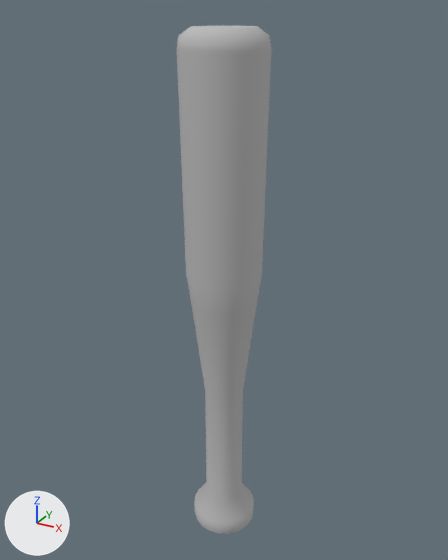
Two versions of the OBJ model Meshes/bat.obj, one commit apart.
Before and after are seen from a camera (50 mm lens) standing at (2.67, -4.86, 2.81) and looking at (-0.06, 0.12, 0.32). The axes (+X, +Y, +Z) are drawn at lower left. The lights are the same throughout. Where no turn or scale is listed for an object, it has been applied to the vertices.

Names of what the first picture shows: 'bat'.
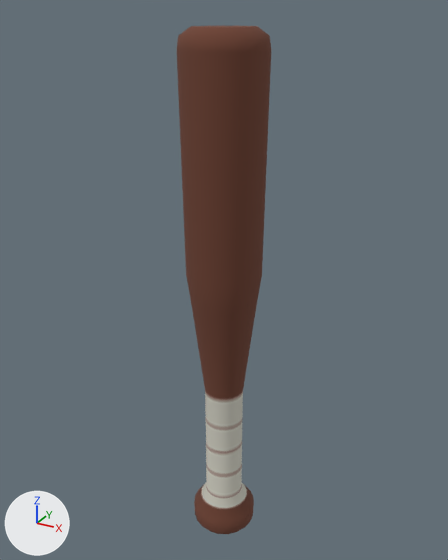
The newer file is also turned or shifted as a whole; pictures and numbers use the older file's frame.

The change, as a list of edits to the scene's bpy script:
```text
Add img_bat_png:
    img_bat_png = load_image('bat.png', '../Textures/bat.png', 1024, 1024, 'sRGB')
Add mat_lambertbat1:
    mat_lambertbat1 = principled_material('lambertBat1')
    mat_lambertbat1.texture = img_bat_png
    mat_lambertbat1.roughness = 1.0
Change me_bat:
    where me_bat.from_pydata(...)  # 202 vertices, 400 faces; spans x -0.4..0.4, y -0.4..0.4, z -2.63..2.66
    remove me_bat.materials.append(mat_initialshadinggroup)  # grey #bcbcbc
    add me_bat.materials.append(mat_lambertbat1)  # picture img_bat_png
```

Where the change shows, as pixel boxes [x1, y1, x2, y2] in the pictures (448 x 560 px):
'bat', recoloured (grey to brown): [177, 26, 271, 534] in both
